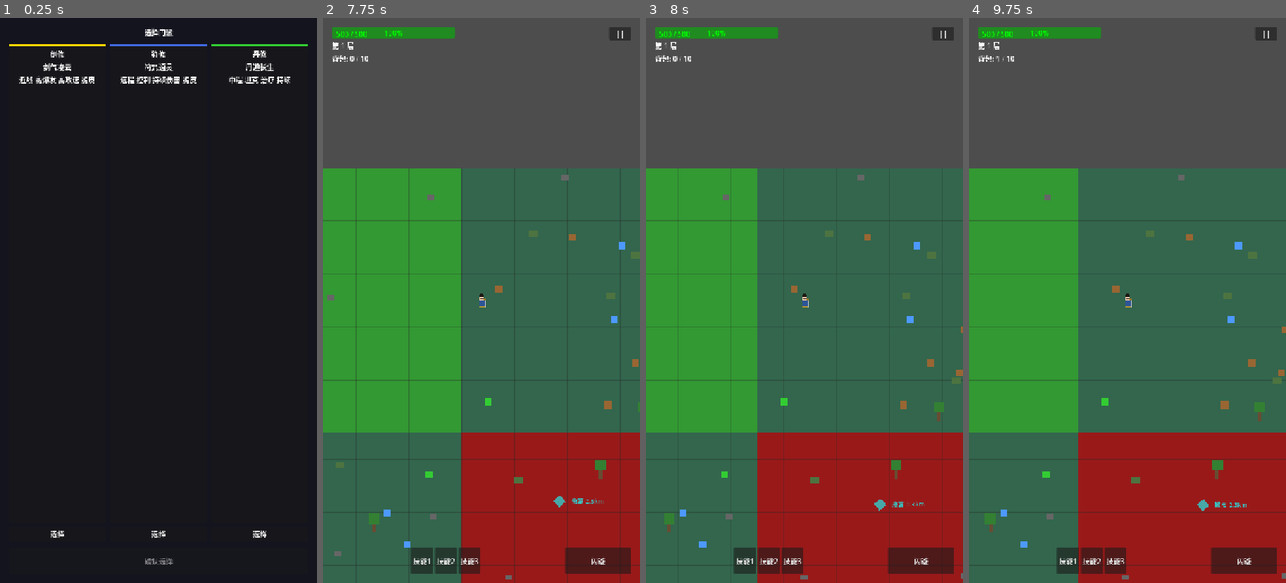
Above: before the commit, frames 1-4 (left to right).
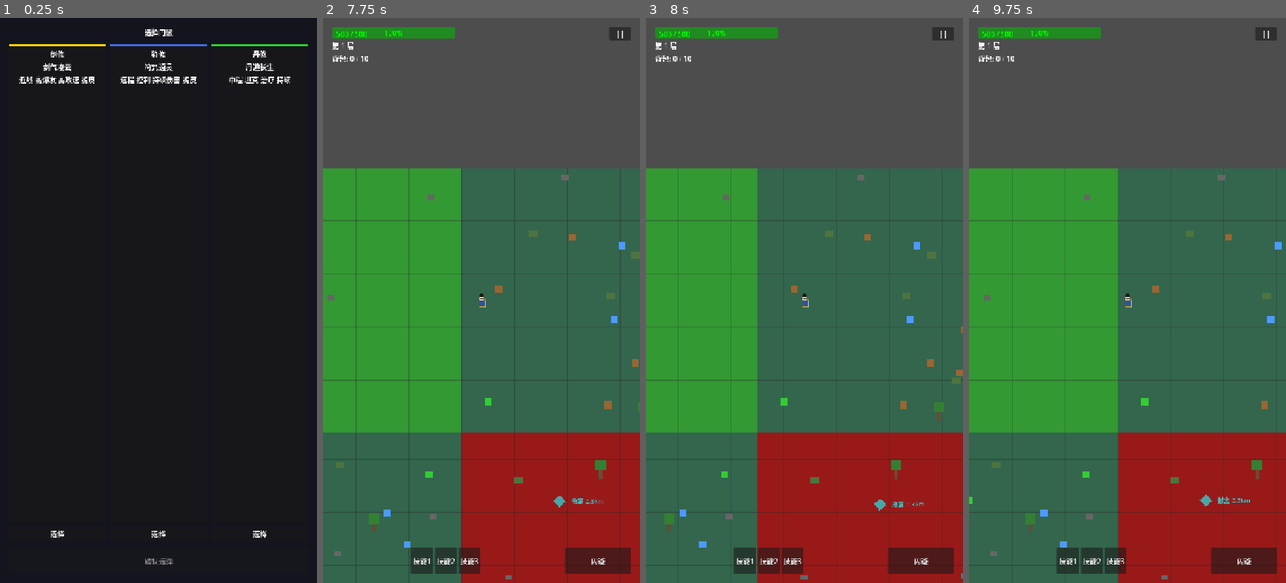
Above: after the commit, the same moments.

Repository: CasbaL/soudache
Game: Godot game, scene res://scenes/ui/faction_select.tscn
Same seed, same stepped clock (60 frames per second), same inputs: the game is played once before the commit and once after it.
Inputs (mouse positions are in pixels of both pictures, inside the frame that each line leads up to):
- Up to frame 1 (0.25 s): no input
- Up to frame 2 (7.75 s): click "选择" at 0.5 s; click "确认选择" at 1.25 s; tap Enter (ui_accept) at 2, 2.27 s; move the mouse to (551, 272) at 2.02 s; hold D (move_right) 2.03-2.75 s; hold R (ultimate) 2.03-2.75 s; click (551, 272) at 2.17 s; click "世界探索" at 2.75 s; drag from (418, 328) to (538, 515) at 3.52 s; click "技能1" at 4.25 s; click "技能2" at 5 s; click "技能3" at 5.75 s; click "闪避" at 6.5 s; move the mouse to (513, 176) at 7.27 s; hold D (move_right) from 7.28 s (still down); hold R (ultimate) from 7.28 s (still down)
- Up to frame 3 (8 s): keep holding D (move_right); keep holding R (ultimate)
- Up to frame 4 (9.75 s): release D (move_right) at 8 s; release R (ultimate) at 8 s; drag from (1111, 413) to (1238, 244) at 8.02 s; click "||" at 8.75 s; tap Enter (ui_accept) at 9.5 s; move the mouse to (1222, 385) at 9.52 s; hold A (move_left) from 9.53 s (still down); hold Space (dodge) from 9.53 s (still down)

Frames 1-3 are identical in both runs. In frame 4, 11% of the frame differs, in the area x 0-100%, y 6-100%.
Error after the commit: Invalid access to property or key 'pressed' on a base object of type 'null instance'. (res://scripts/ui/hud.gd:27)

Commit message:
feat(T-04): 技能按钮触控 + 大招按钮
- HUD 添加大招按钮
- 连接大招按钮到 Player.use_ultimate()
- 技能/闪避/大招按钮均已支持触控输入

Diff:
--- a/scenes/ui/hud.tscn
+++ b/scenes/ui/hud.tscn
@@ -55,11 +55,18 @@
 offset_bottom = 60.0
 text = "技能3"
 
+[node name="UltimateButton" type="Button" parent="."]
+offset_left = 550.0
+offset_top = 1180.0
+offset_right = 700.0
+offset_bottom = 1230.0
+text = "大招"
+
 [node name="DodgeButton" type="Button" parent="."]
 offset_left = 550.0
-offset_top = 1200.0
+offset_top = 1240.0
 offset_right = 700.0
-offset_bottom = 1260.0
+offset_bottom = 1270.0
 text = "闪避"
 
 [node name="PauseButton" type="Button" parent="."]
--- a/scripts/ui/hud.gd
+++ b/scripts/ui/hud.gd
@@ -11,6 +11,7 @@
 @onready var skill_2_button: Button = $SkillBar/Skill2Button
 @onready var skill_3_button: Button = $SkillBar/Skill3Button
 @onready var dodge_button: Button = $DodgeButton
+@onready var ultimate_button: Button = $UltimateButton
 @onready var pause_button: Button = $PauseButton
 @onready var joystick = $VirtualJoystick
 
@@ -23,6 +24,7 @@
 	skill_2_button.pressed.connect(_on_skill_2_pressed)
 	skill_3_button.pressed.connect(_on_skill_3_pressed)
 	dodge_button.pressed.connect(_on_dodge_pressed)
+	ultimate_button.pressed.connect(_on_ultimate_pressed)
 	pause_button.pressed.connect(_on_pause_pressed)
 
 	# 连接游戏管理器信号
@@ -97,6 +99,11 @@
 	if player:
 		player.dodge()
 
+## 大招按钮按下
+func _on_ultimate_pressed() -> void:
+	if player:
+		player.use_ultimate()
+
 ## 暂停按钮按下
 func _on_pause_pressed() -> void:
 	GameManager.pause_game()
